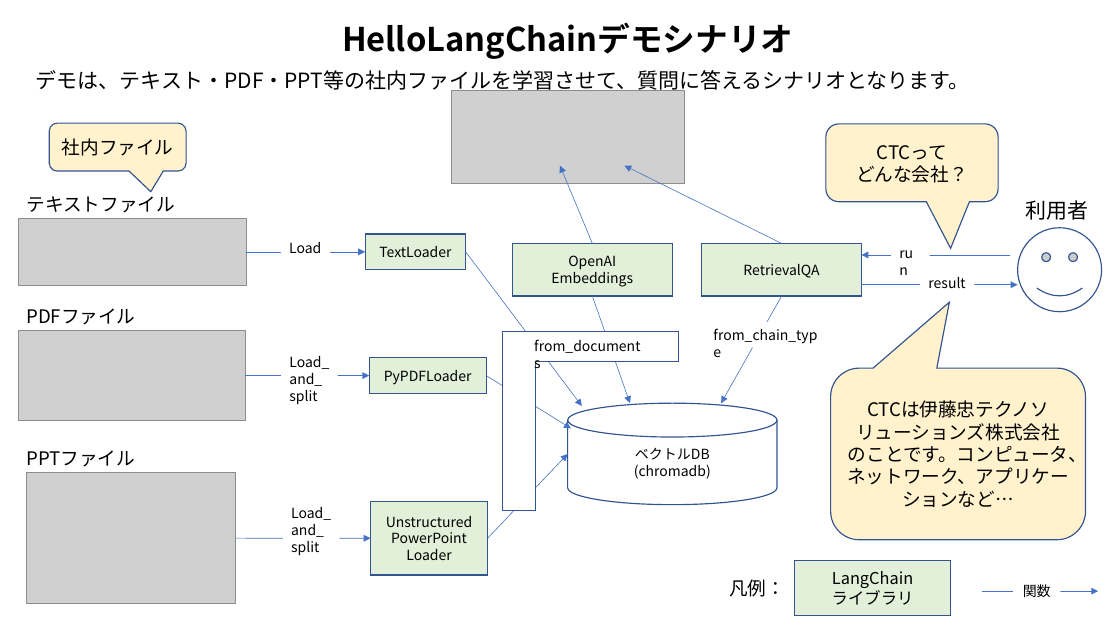
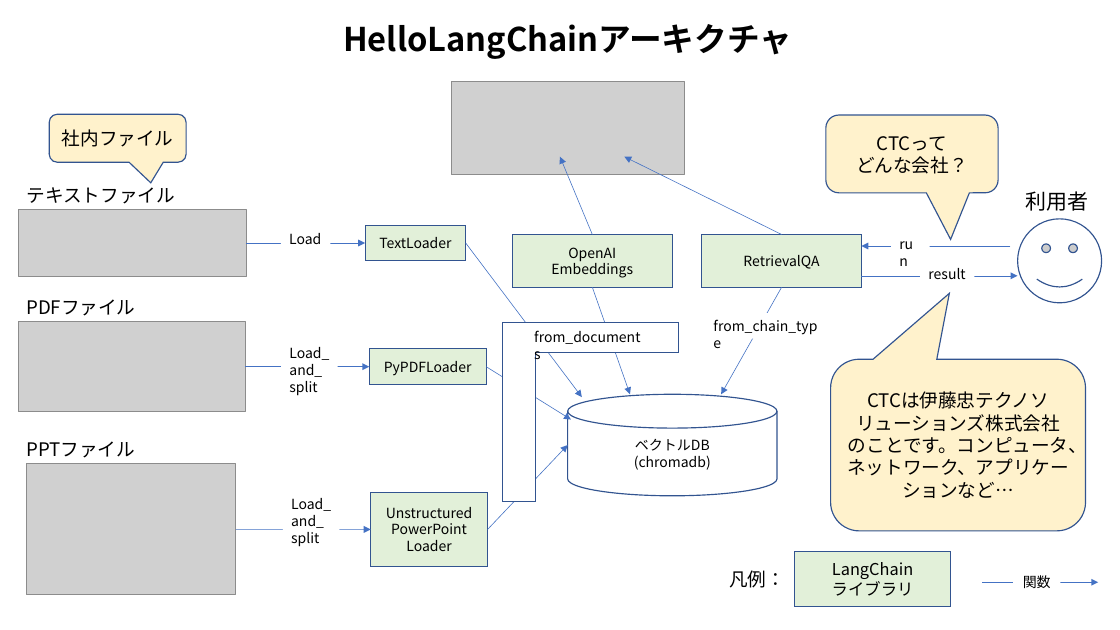
Before and after one commit to ctc-shuichi-ikeda/HelloLangChainDocs, a slide deck: slide 1 of README.pptx. Drawn at 1120x630 pixels with LibreOffice and Linux fonts; fonts in the diff are those of the drawing; grey boxes stand for pictures. Boxes give left, top, right and bottom in pixels: in the first picture for what was removed or moved away, otherwise in the second. Text is boxed around its words. In the diff, an @@ line names an element or a change of style, - is before the commit and + after.

```diff
--- a/README.pptx
+++ b/README.pptx
@@ text at [343,24,792,59]: text changed @@
-HelloLangChainデモシナリオ
+HelloLangChainアーキクチャ
@@ text removed at [36,70,970,93] @@
-デモは、テキスト・PDF・PPT等の社内ファイルを学習させて、質問に答えるシナリオとなります。
@@ 13 texts, 13 arrows, 6 rectangles, 4 pictures, 3 rounded speech boxes, 1 cylinder, 1 smiley face, 1 corner: place and size @@
-13 texts, 13 arrows, 6 rectangles, 4 pictures, 3 rounded speech boxes, 1 cylinder, 1 smiley face, 1 corner at [18,90,1102,615]
+13 texts, 13 arrows, 6 rectangles, 4 pictures, 3 rounded speech boxes, 1 cylinder, 1 smiley face, 1 corner at [18,82,1102,606]
```
Also in this commit, not shown: 3 other files.
